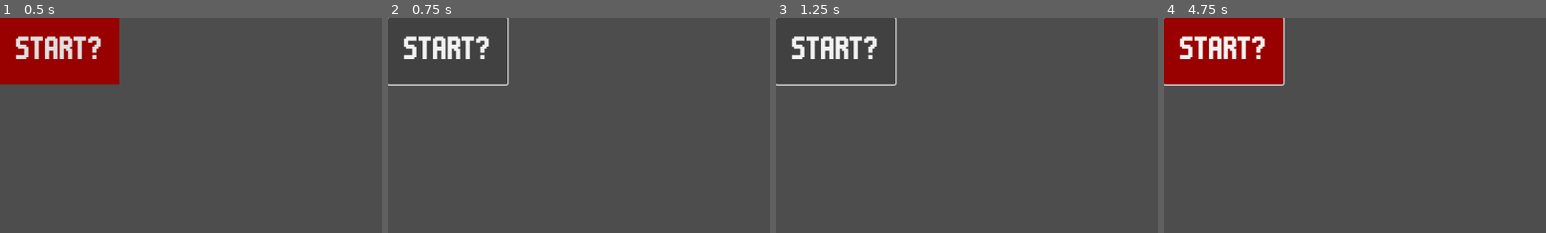
Above: before the commit, frames 1-4 (left to right).
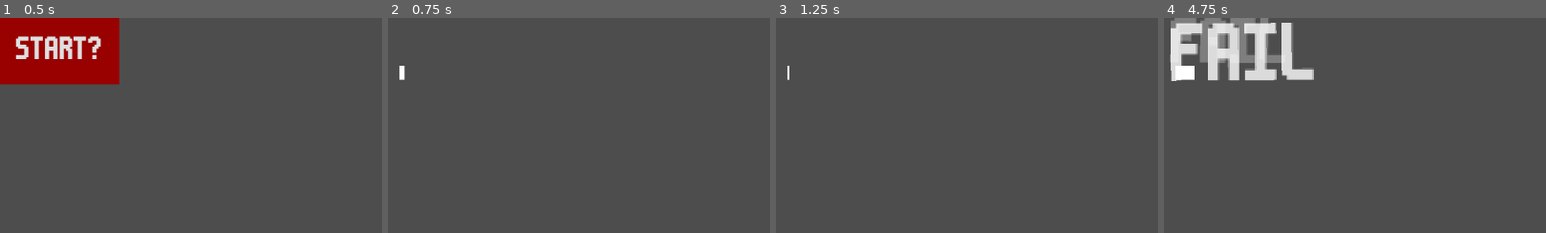
Above: after the commit, the same moments.

Repository: LiranDat/Spitandspell
Game: Godot game, scene res://scenes/main/main.tscn
The game is run twice, just before and just after one commit, with the same random seed, the same clock (stepped at 60 frames per second) and the same inputs.
Inputs (mouse positions are % of the whole screen's width and height, from its top left):
- Up to frame 1 (0.5 s): no input
- Up to frame 2 (0.75 s): click "START?" at 0.5 s
- Up to frame 3 (1.25 s): no input
- Up to frame 4 (4.75 s): click (8, 8) at 1.25 s, where only the run before the commit has a clickable "START?"; click (8, 8) at 2 s, where only the run before the commit has a clickable "START?"; move the mouse to (72, 45) at 2.77 s; click (72, 45) at 2.92 s; tap Enter at 3.5 s; move the mouse to (30, 55) at 3.52 s; click (30, 55) at 3.67 s; tap Space at 4.25 s; move the mouse to (60, 28) at 4.27 s; click (60, 28) at 4.42 s
The pictures show only the part of the screen within x 0-50%, y 0-50%; the shares and areas given below are measured in that part.

Frame 1 is identical in both runs. In frame 2, 1.9% of the frame differs, in the area x 0-32%, y 0-32%; in frame 3, 1.9%; in frame 4, 10%, in the area x 0-40%, y 0-32%.
Error after the commit: Invalid access of index '0' on a base object of type: 'PackedStringArray'. (res://scenes/lyrics/lyrics.gd:21)

Commit message:
button funktioniert

Diff:
--- a/scenes/start_button/start_button.gd
+++ b/scenes/start_button/start_button.gd
@@ -1,6 +1,9 @@
 extends Button
 
 var timer = 0
+
+func _ready() -> void:
+	self.pressed.connect(_button_pressed)
 
 func _process(delta: float) -> void:
 	timer += delta
@@ -12,3 +15,4 @@
 
 func _button_pressed():
 	get_parent().start_lyrics()
+	self.queue_free()
